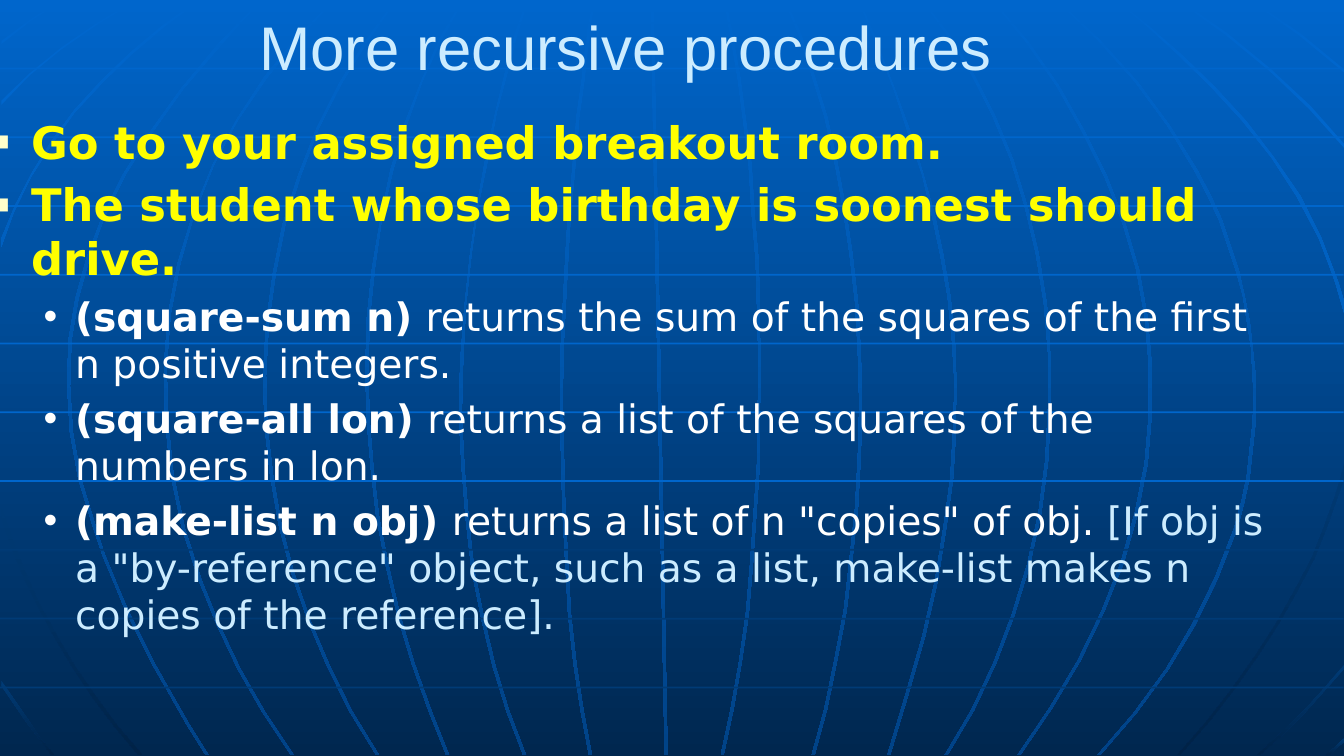
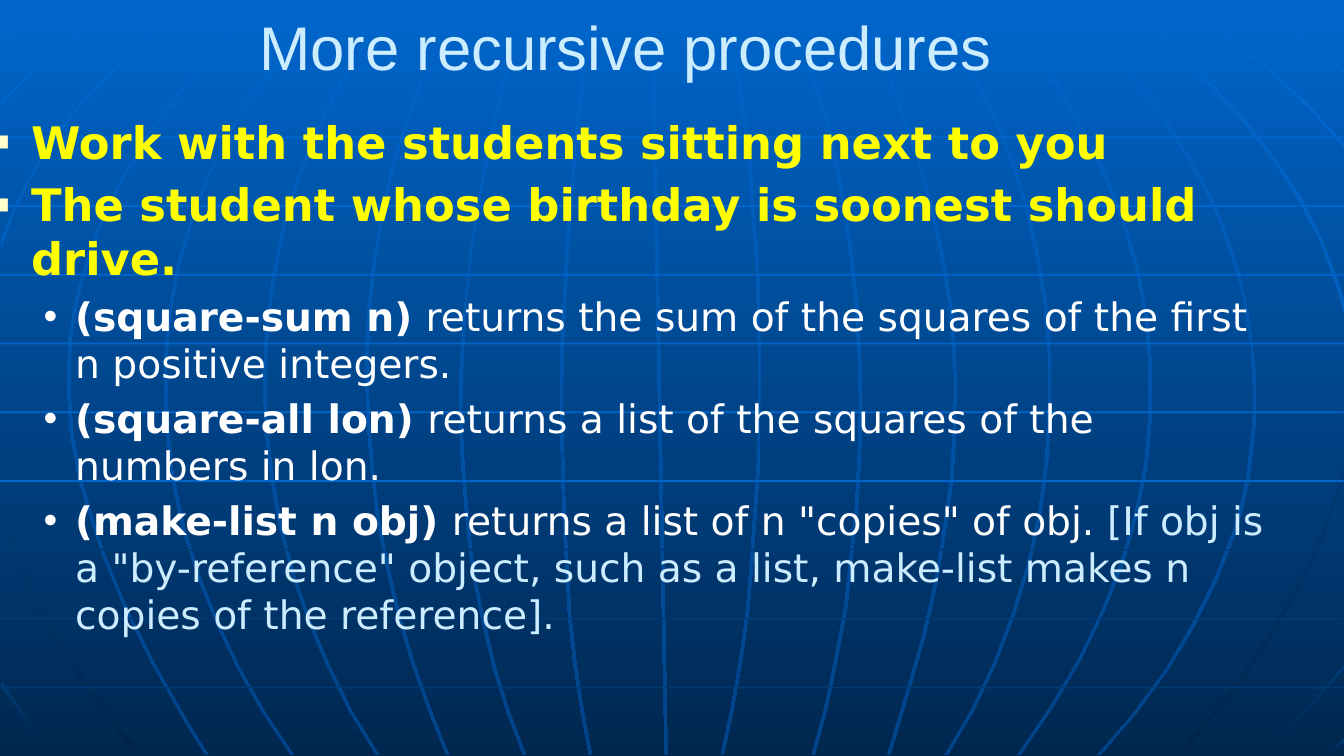
Before and after one commit to RHIT-CSSE/csse304, a slide deck: slide 10 of ClassMaterials/Lambda/Lambda.pptx (slide 9 before the commit). Drawn at 1344x756 pixels with LibreOffice and Linux fonts; fonts in the diff are those of the drawing. Boxes give left, top, right and bottom in pixels: in the first picture for what was removed or moved away, otherwise in the second. Text is boxed around its words. In the diff, an @@ line names an element or a change of style, - is before the commit and + after.

```diff
--- a/ClassMaterials/Lambda/Lambda.pptx
+++ b/ClassMaterials/Lambda/Lambda.pptx
@@ text at (31,125,1108,168): text changed @@
-■ Go to your assigned breakout room.
+■ Work with the students sitting next to you
```
Also in this commit, not shown: 4 other slides changed, 2 slides added, 1 slide removed.
